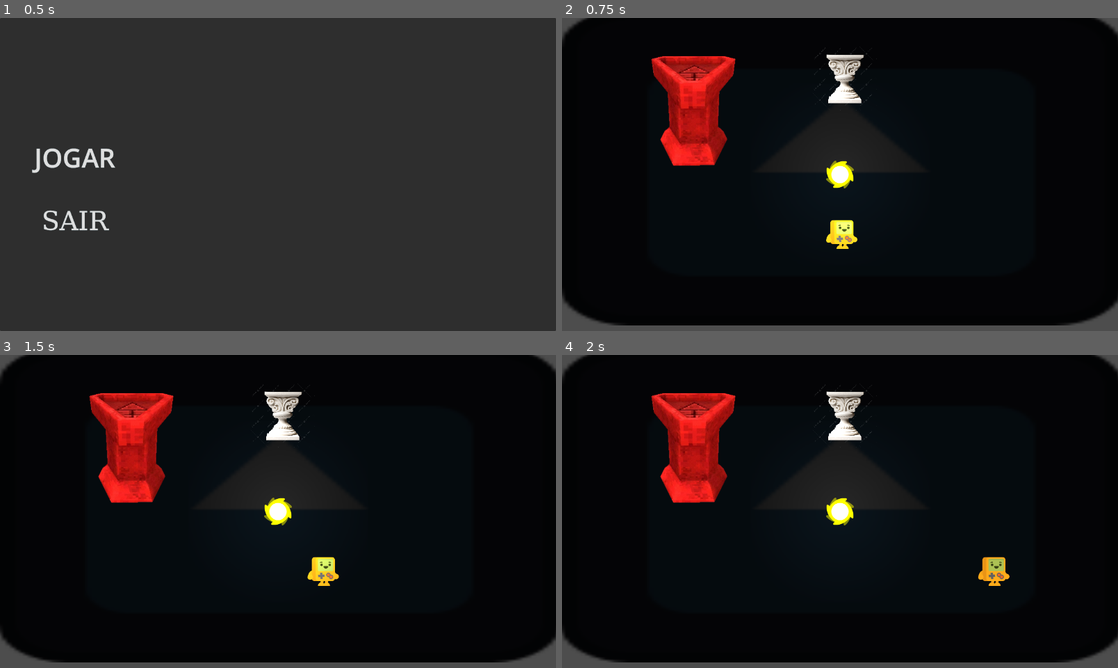
Above: before the commit, frames 1-4 (two rows, left to right).
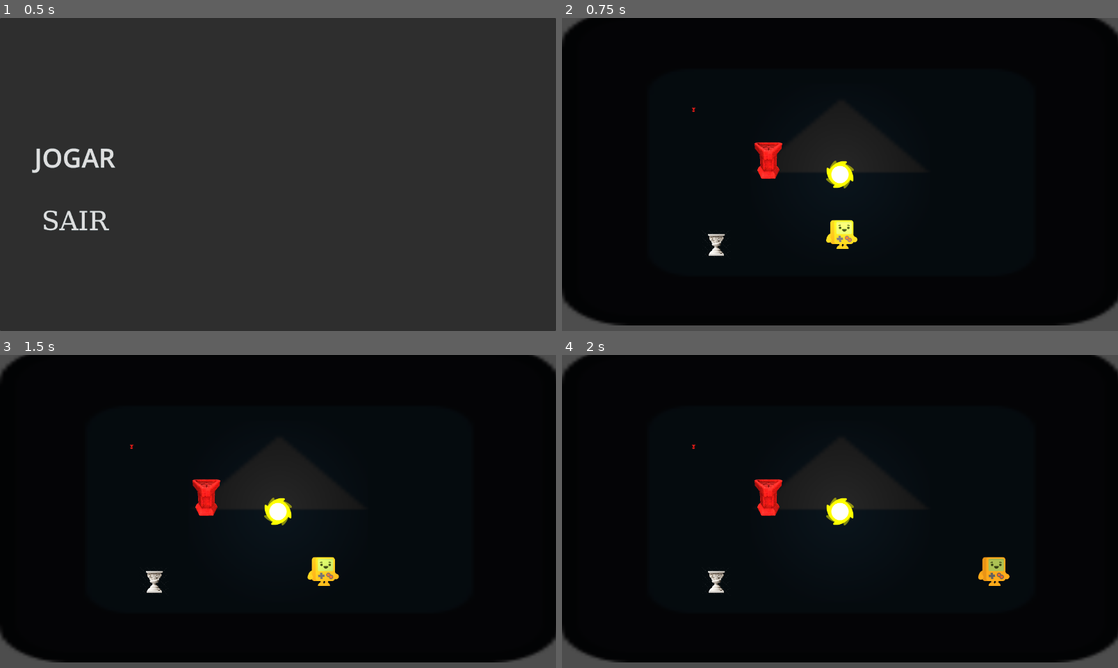
Above: after the commit, the same moments.

Repository: Blackjack10114/jogo-escuro
Game: Godot game, scene res://Scenes/MenuPrincipal.tscn
The game is run twice, just before and just after one commit, with the same random seed, the same clock (stepped at 60 frames per second) and the same inputs. The engine's default icon, where the game draws it, is replaced by a stand-in: a white triangle on a blue panel in a dark square.
Inputs (mouse positions are in pixels of both pictures, inside the frame that each line leads up to):
- Up to frame 1 (0.5 s): no input
- Up to frame 2 (0.75 s): click "JOGAR" at 0.5 s
- Up to frame 3 (1.5 s): tap Enter (ui_accept) at 1.25, 1.35 s; move the mouse to (400, 495) at 1.27 s; hold Right (ui_right) from 1.28 s (still down)
- Up to frame 4 (2 s): keep holding Right (ui_right); tap Enter (ui_accept) at 1.52, 1.82 s

Frame 1 is identical in both runs. In frame 2, 5.1% of the frame differs, in the area x 16-56%, y 9-76%; in frame 3, 5.1%; in frame 4, 5.1%.

Commit message:
feat: Organizar pastas para scripts e objetos (cenas), ligação entre puzzlecontroller e gamemanager, script porta, objetos dos altares e tochas de cada cor

Diff:
--- a/Objetos/Altar.tscn
+++ b/Objetos/Altares/Altar.tscn
@@ -1,6 +1,6 @@
 [gd_scene format=3 uid="uid://df74w1jkbclv2"]
 
-[ext_resource type="Script" uid="uid://ds2247ft633cg" path="res://Scripts/Altar.gd" id="1_jni5i"]
+[ext_resource type="Script" uid="uid://ds2247ft633cg" path="res://Scripts/Objetos/Altar.gd" id="1_jni5i"]
 [ext_resource type="Texture2D" uid="uid://8lk5jleqbpq4" path="res://Sprites/Placeholders/normal_altar.png" id="2_avt50"]
 [ext_resource type="Texture2D" uid="uid://dknehmrk3x7e" path="res://Sprites/Placeholders/normal_ativado_altar.png" id="3_avt50"]
 
@@ -8,6 +8,7 @@
 size = Vector2(33.76164, 71.2626)
 
 [node name="Altar" type="Node2D" unique_id=849689154]
+scale = Vector2(0.026648756, 0.026648756)
 
 [node name="Altar" type="Area2D" parent="." unique_id=1959147657]
 script = ExtResource("1_jni5i")
--- /dev/null
+++ b/Objetos/Altares/Altar_Azul.tscn
@@ -0,0 +1,25 @@
+[gd_scene format=3 uid="uid://0dr448m64kv3"]
+
+[ext_resource type="Script" uid="uid://ds2247ft633cg" path="res://Scripts/Objetos/Altar.gd" id="1_r7h6v"]
+[ext_resource type="Texture2D" uid="uid://sc6k65xrof7d" path="res://Sprites/Placeholders/blue_altar.webp" id="2_r7h6v"]
+[ext_resource type="Texture2D" uid="uid://bfklajntuo53d" path="res://Sprites/Placeholders/blue_ativado_altar.webp" id="3_h2kf5"]
+
+[sub_resource type="RectangleShape2D" id="RectangleShape2D_fx006"]
+size = Vector2(33.76164, 71.2626)
+
+[node name="Altar_Azul" type="Node2D" unique_id=44935604]
+
+[node name="Altar_Azul" type="Area2D" parent="." unique_id=1260660105]
+scale = Vector2(0.039999485, 0.039999485)
+script = ExtResource("1_r7h6v")
+textura_desativado = ExtResource("2_r7h6v")
+textura_ativado = ExtResource("3_h2kf5")
+
+[node name="Sprite2D" type="Sprite2D" parent="Altar_Azul" unique_id=262374476]
+scale = Vector2(8.959999, 8.959999)
+texture = ExtResource("2_r7h6v")
+
+[node name="CollisionShape2D" type="CollisionShape2D" parent="Altar_Azul" unique_id=71089921]
+position = Vector2(43.49997, -34)
+scale = Vector2(67.38417, 36.484776)
+shape = SubResource("RectangleShape2D_fx006")
--- /dev/null
+++ b/Objetos/Altares/Altar_Verde.tscn
@@ -0,0 +1,26 @@
+[gd_scene format=3 uid="uid://7agvmjcou4ox"]
+
+[ext_resource type="Script" uid="uid://ds2247ft633cg" path="res://Scripts/Objetos/Altar.gd" id="1_pkm50"]
+[ext_resource type="Texture2D" uid="uid://cvf5jtby1x4yq" path="res://Sprites/Placeholders/green_altar.png" id="2_pkm50"]
+[ext_resource type="Texture2D" uid="uid://bhe5gjgjuko0m" path="res://Sprites/Placeholders/green_ativado_altar.png" id="3_0pfhs"]
+
+[sub_resource type="RectangleShape2D" id="RectangleShape2D_fx006"]
+size = Vector2(33.76164, 71.2626)
+
+[node name="Altar_Verde" type="Node2D" unique_id=44935604]
+
+[node name="Altar_Verde" type="Area2D" parent="." unique_id=1260660105]
+scale = Vector2(0.039999485, 0.039999485)
+script = ExtResource("1_pkm50")
+cor_aceita = 2
+textura_desativado = ExtResource("2_pkm50")
+textura_ativado = ExtResource("3_0pfhs")
+
+[node name="Sprite2D" type="Sprite2D" parent="Altar_Verde" unique_id=262374476]
+scale = Vector2(8.959999, 8.959999)
+texture = ExtResource("2_pkm50")
+
+[node name="CollisionShape2D" type="CollisionShape2D" parent="Altar_Verde" unique_id=71089921]
+position = Vector2(43.49997, -34)
+scale = Vector2(67.38417, 36.484776)
+shape = SubResource("RectangleShape2D_fx006")
--- a/Objetos/Altar_Vermelho.tscn
+++ b/Objetos/Altares/Altar_Vermelho.tscn
@@ -1,6 +1,6 @@
 [gd_scene format=3 uid="uid://d1cyupflnp5b7"]
 
-[ext_resource type="Script" uid="uid://ds2247ft633cg" path="res://Scripts/Altar.gd" id="1_h4ptg"]
+[ext_resource type="Script" uid="uid://ds2247ft633cg" path="res://Scripts/Objetos/Altar.gd" id="1_h4ptg"]
 [ext_resource type="Texture2D" uid="uid://csk62i6jysllk" path="res://Sprites/Placeholders/red__altar.webp" id="2_0agl1"]
 [ext_resource type="Texture2D" uid="uid://dfmphwjoxah12" path="res://Sprites/Placeholders/red_ativado_altar.webp" id="3_0mhgd"]
 
@@ -9,17 +9,18 @@
 
 [node name="Altar_Vermelho" type="Node2D" unique_id=44935604]
 
-[node name="Altar" type="Area2D" parent="." unique_id=1260660105]
+[node name="Altar_Vermelho" type="Area2D" parent="." unique_id=1260660105]
+scale = Vector2(0.039999485, 0.039999485)
 script = ExtResource("1_h4ptg")
 cor_aceita = 1
 textura_desativado = ExtResource("2_0agl1")
 textura_ativado = ExtResource("3_0mhgd")
 
-[node name="Sprite2D" type="Sprite2D" parent="Altar" unique_id=262374476]
+[node name="Sprite2D" type="Sprite2D" parent="Altar_Vermelho" unique_id=262374476]
 scale = Vector2(8.959999, 8.959999)
 texture = ExtResource("2_0agl1")
 
-[node name="CollisionShape2D" type="CollisionShape2D" parent="Altar" unique_id=71089921]
+[node name="CollisionShape2D" type="CollisionShape2D" parent="Altar_Vermelho" unique_id=71089921]
 position = Vector2(43.49997, -34)
 scale = Vector2(67.38417, 36.484776)
 shape = SubResource("RectangleShape2D_fx006")
--- a/Objetos/Tocha.tscn
+++ b/Objetos/Tochas/Tocha.tscn
@@ -1,6 +1,6 @@
 [gd_scene format=3 uid="uid://dabjl2g7fc2da"]
 
-[ext_resource type="Script" uid="uid://bcduc2tt6m5h7" path="res://Scripts/Tocha.gd" id="1_hlgnc"]
+[ext_resource type="Script" uid="uid://bcduc2tt6m5h7" path="res://Scripts/Objetos/Tocha.gd" id="1_hlgnc"]
 [ext_resource type="Texture2D" uid="uid://dfrpruvrr6o0e" path="res://Sprites/Placeholders/Tocha_Teste.png" id="1_m4aki"]
 
 [sub_resource type="RectangleShape2D" id="RectangleShape2D_6a0gk"]
@@ -19,7 +19,7 @@
 
 [node name="Area2D" type="Area2D" parent="." unique_id=1427522342]
 script = ExtResource("1_hlgnc")
-cor = 1
+cor = 3
 
 [node name="CollisionShape2D" type="CollisionShape2D" parent="Area2D" unique_id=381019188]
 position = Vector2(0.5, 2)
--- /dev/null
+++ b/Objetos/Tochas/Tocha_Azul.tscn
@@ -0,0 +1,34 @@
+[gd_scene format=3 uid="uid://b6y5u8ix42tq6"]
+
+[ext_resource type="Script" uid="uid://bcduc2tt6m5h7" path="res://Scripts/Objetos/Tocha.gd" id="1_xrbe6"]
+[ext_resource type="Texture2D" uid="uid://4a8m74kk55ds" path="res://Sprites/Placeholders/Tocha_Azul.png" id="2_xrbe6"]
+
+[sub_resource type="RectangleShape2D" id="RectangleShape2D_6a0gk"]
+size = Vector2(67, 66)
+
+[sub_resource type="Gradient" id="Gradient_hlgnc"]
+colors = PackedColorArray(1, 1, 1, 1, 0, 0, 0, 1)
+
+[sub_resource type="GradientTexture2D" id="GradientTexture2D_6a0gk"]
+gradient = SubResource("Gradient_hlgnc")
+fill = 1
+fill_from = Vector2(0.5043478, 0.4869565)
+fill_to = Vector2(0.90869564, 0.104347825)
+
+[node name="Tocha_Azul" type="Node2D" unique_id=1342345491]
+
+[node name="Area2D" type="Area2D" parent="." unique_id=1427522342]
+script = ExtResource("1_xrbe6")
+
+[node name="CollisionShape2D" type="CollisionShape2D" parent="Area2D" unique_id=381019188]
+position = Vector2(0.5, 2)
+shape = SubResource("RectangleShape2D_6a0gk")
+
+[node name="Sprite2D" type="Sprite2D" parent="Area2D" unique_id=280868615]
+texture = ExtResource("2_xrbe6")
+
+[node name="PointLight2D" type="PointLight2D" parent="Area2D" unique_id=235973874]
+position = Vector2(0.50000095, 3.8146973e-06)
+scale = Vector2(1.953125, 1.9687501)
+texture = SubResource("GradientTexture2D_6a0gk")
+texture_scale = 3.34
--- /dev/null
+++ b/Objetos/Tochas/Tocha_Verde.tscn
@@ -0,0 +1,35 @@
+[gd_scene format=3 uid="uid://dkkml5yvomqgs"]
+
+[ext_resource type="Script" uid="uid://bcduc2tt6m5h7" path="res://Scripts/Objetos/Tocha.gd" id="1_ivfa8"]
+[ext_resource type="Texture2D" uid="uid://d1vd20180if3g" path="res://Sprites/Placeholders/Tocha_Verde.png" id="2_ivfa8"]
+
+[sub_resource type="RectangleShape2D" id="RectangleShape2D_6a0gk"]
+size = Vector2(67, 66)
+
+[sub_resource type="Gradient" id="Gradient_hlgnc"]
+colors = PackedColorArray(1, 1, 1, 1, 0, 0, 0, 1)
+
+[sub_resource type="GradientTexture2D" id="GradientTexture2D_6a0gk"]
+gradient = SubResource("Gradient_hlgnc")
+fill = 1
+fill_from = Vector2(0.5043478, 0.4869565)
+fill_to = Vector2(0.90869564, 0.104347825)
+
+[node name="Tocha_Verde" type="Node2D" unique_id=1342345491]
+
+[node name="Area2D" type="Area2D" parent="." unique_id=1427522342]
+script = ExtResource("1_ivfa8")
+cor = 2
+
+[node name="CollisionShape2D" type="CollisionShape2D" parent="Area2D" unique_id=381019188]
+position = Vector2(0.5, 2)
+shape = SubResource("RectangleShape2D_6a0gk")
+
+[node name="Sprite2D" type="Sprite2D" parent="Area2D" unique_id=280868615]
+texture = ExtResource("2_ivfa8")
+
+[node name="PointLight2D" type="PointLight2D" parent="Area2D" unique_id=235973874]
+position = Vector2(0.50000095, 3.8146973e-06)
+scale = Vector2(1.953125, 1.9687501)
+texture = SubResource("GradientTexture2D_6a0gk")
+texture_scale = 3.34
--- /dev/null
+++ b/Objetos/Tochas/Tocha_Vermelho.tscn
@@ -0,0 +1,35 @@
+[gd_scene format=3 uid="uid://d4erg6m27bdly"]
+
+[ext_resource type="Script" uid="uid://bcduc2tt6m5h7" path="res://Scripts/Objetos/Tocha.gd" id="1_2uefr"]
+[ext_resource type="Texture2D" uid="uid://bga5geuene0b2" path="res://Sprites/Placeholders/Tocha_Vermelha.png" id="2_2uefr"]
+
+[sub_resource type="RectangleShape2D" id="RectangleShape2D_6a0gk"]
+size = Vector2(67, 66)
+
+[sub_resource type="Gradient" id="Gradient_hlgnc"]
+colors = PackedColorArray(1, 1, 1, 1, 0, 0, 0, 1)
+
+[sub_resource type="GradientTexture2D" id="GradientTexture2D_6a0gk"]
+gradient = SubResource("Gradient_hlgnc")
+fill = 1
+fill_from = Vector2(0.5043478, 0.4869565)
+fill_to = Vector2(0.90869564, 0.104347825)
+
+[node name="Tocha_Vermelho" type="Node2D" unique_id=1342345491]
+
+[node name="Area2D" type="Area2D" parent="." unique_id=1427522342]
+script = ExtResource("1_2uefr")
+cor = 1
+
+[node name="CollisionShape2D" type="CollisionShape2D" parent="Area2D" unique_id=381019188]
+position = Vector2(0.5, 2)
+shape = SubResource("RectangleShape2D_6a0gk")
+
+[node name="Sprite2D" type="Sprite2D" parent="Area2D" unique_id=280868615]
+texture = ExtResource("2_2uefr")
+
+[node name="PointLight2D" type="PointLight2D" parent="Area2D" unique_id=235973874]
+position = Vector2(0.50000095, 3.8146973e-06)
+scale = Vector2(1.953125, 1.9687501)
+texture = SubResource("GradientTexture2D_6a0gk")
+texture_scale = 3.34
--- a/Scenes/Main.tscn
+++ b/Scenes/Main.tscn
@@ -1,6 +1,6 @@
 [gd_scene format=3 uid="uid://ckh0by0p8ytid"]
 
-[ext_resource type="Script" uid="uid://kofi2njhv1od" path="res://Scripts/GameManager.gd" id="1_r150o"]
+[ext_resource type="Script" uid="uid://kofi2njhv1od" path="res://Scripts/Manager/GameManager.gd" id="1_r150o"]
 
 [node name="Main" type="Node2D" unique_id=1701355528]
 
--- a/Scenes/MenuPrincipal.tscn
+++ b/Scenes/MenuPrincipal.tscn
@@ -1,7 +1,7 @@
 [gd_scene format=3 uid="uid://gjj642bjsgnk"]
 
-[ext_resource type="Script" uid="uid://cmlxqo14iyrpa" path="res://Scripts/MenuPrincipal.gd" id="1_3k1ur"]
-[ext_resource type="Script" uid="uid://drkxlr6ofrp0e" path="res://Scripts/EfeitoBotao.gd" id="2_bt1tr"]
+[ext_resource type="Script" uid="uid://cmlxqo14iyrpa" path="res://Scripts/Manager/MenuPrincipal.gd" id="1_3k1ur"]
+[ext_resource type="Script" uid="uid://drkxlr6ofrp0e" path="res://Scripts/UI/EfeitoBotao.gd" id="2_bt1tr"]
 [ext_resource type="StyleBox" uid="uid://djwfdsxa43lai" path="res://Efeitos/brilhobotao.tres" id="2_wvohi"]
 
 [sub_resource type="FontFile" id="FontFile_wvohi"]
--- a/Scenes/SceneTeste/Gabriel.tscn
+++ b/Scenes/SceneTeste/Gabriel.tscn
@@ -1,6 +1,6 @@
 [gd_scene format=3 uid="uid://clnk3xqkcwjes"]
 
-[ext_resource type="PackedScene" uid="uid://dabjl2g7fc2da" path="res://Objetos/Tocha.tscn" id="1_1jv7q"]
+[ext_resource type="PackedScene" uid="uid://dabjl2g7fc2da" path="res://Objetos/Tochas/Tocha.tscn" id="1_1jv7q"]
 [ext_resource type="PackedScene" uid="uid://bwrnn1c1hv5cm" path="res://Objetos/Player.tscn" id="2_pkdgx"]
 [ext_resource type="Texture2D" uid="uid://34eb8j034ct8" path="res://icon.svg" id="3_bvunt"]
 
--- a/Scenes/SceneTeste/Hugo.tscn
+++ b/Scenes/SceneTeste/Hugo.tscn
@@ -1,8 +1,8 @@
 [gd_scene format=3 uid="uid://dlapqp3v6jy3a"]
 
-[ext_resource type="PackedScene" uid="uid://dabjl2g7fc2da" path="res://Objetos/Tocha.tscn" id="1_2bxtm"]
-[ext_resource type="PackedScene" uid="uid://d1cyupflnp5b7" path="res://Objetos/Altar_Vermelho.tscn" id="1_dnb6n"]
-[ext_resource type="PackedScene" uid="uid://df74w1jkbclv2" path="res://Objetos/Altar.tscn" id="2_7j15l"]
+[ext_resource type="PackedScene" uid="uid://dabjl2g7fc2da" path="res://Objetos/Tochas/Tocha.tscn" id="1_2bxtm"]
+[ext_resource type="PackedScene" uid="uid://d1cyupflnp5b7" path="res://Objetos/Altares/Altar_Vermelho.tscn" id="1_dnb6n"]
+[ext_resource type="PackedScene" uid="uid://df74w1jkbclv2" path="res://Objetos/Altares/Altar.tscn" id="2_7j15l"]
 [ext_resource type="PackedScene" uid="uid://bwrnn1c1hv5cm" path="res://Objetos/Player.tscn" id="4_be7ju"]
 [ext_resource type="Texture2D" uid="uid://34eb8j034ct8" path="res://icon.svg" id="5_0pdvv"]
 
@@ -11,11 +11,6 @@
 [node name="Altar_Vermelho" parent="." unique_id=44935604 instance=ExtResource("1_dnb6n")]
 position = Vector2(-337, -149)
 scale = Vector2(0.12000054, 0.12000054)
-
-[node name="Altar" parent="." unique_id=849689154 instance=ExtResource("2_7j15l")]
-position = Vector2(9.999999, -221.99998)
-rotation = -3.1392171
-scale = Vector2(-0.059326828, -0.059326828)
 
 [node name="Tocha" parent="." unique_id=1342345491 instance=ExtResource("1_2bxtm")]
 
@@ -30,3 +25,9 @@
 position = Vector2(3, -16)
 scale = Vector2(10.1328125, 5.6796875)
 texture = ExtResource("5_0pdvv")
+
+[node name="Altar" parent="." unique_id=849689154 instance=ExtResource("2_7j15l")]
+position = Vector2(-285, 161)
+
+[node name="Altar_Vermelho2" parent="." unique_id=1581285499 instance=ExtResource("1_dnb6n")]
+position = Vector2(-165, -33)
--- a/Scripts/GameManager.gd
+++ b/Scripts/Manager/GameManager.gd
@@ -7,6 +7,10 @@
 signal jogoIniciado
 signal jogoPausado
 signal jogoRetomado
+
+# ===== PUZZLES =====
+signal puzzleResolvido(idPuzzle: String)
+var puzzlesResolvidos: Dictionary = {}
 
 func IniciarJogo():
 	estadoAtual = EstadoJogo.Jogando
@@ -31,3 +35,14 @@
 	get_tree().paused = false
 	estadoAtual = EstadoJogo.Menu
 	get_tree().change_scene_to_file("res://Scenes/MenuPrincipal.tscn")
+
+func RegistrarPuzzleResolvido(idPuzzle: String):
+	if puzzlesResolvidos.has(idPuzzle):
+		return
+
+	puzzlesResolvidos[idPuzzle] = true
+	puzzleResolvido.emit(idPuzzle)
+	print("Puzzle resolvido:", idPuzzle)
+
+func PuzzleJaResolvido(idPuzzle: String) -> bool:
+	return puzzlesResolvidos.has(idPuzzle)
--- /dev/null
+++ b/Scripts/Manager/PuzzleController.gd
@@ -0,0 +1,31 @@
+extends Node
+
+@export var porta: Node
+@export var altares: Array[Node]
+@export var idPuzzle := "altar_principal"
+
+var resolvido := false
+
+func _ready():
+	# Se já foi resolvido antes, abre a porta direto
+	if GameManager.PuzzleJaResolvido(idPuzzle):
+		porta.abrir()
+		resolvido = true
+		return
+
+	for altar in altares:
+		if altar.has_signal("altar_ativado"):
+			altar.altar_ativado.connect(_verificar_puzzle)
+
+func _verificar_puzzle():
+	for altar in altares:
+		if not altar.ativado:
+			porta.fechar()
+			resolvido = false
+			return
+
+	porta.abrir()
+
+	if not resolvido:
+		resolvido = true
+		GameManager.RegistrarPuzzleResolvido(idPuzzle)
--- a/Scripts/Altar.gd
+++ b/Scripts/Objetos/Altar.gd
@@ -95,3 +95,5 @@
 
 	ativado = false
 	sprite.texture = textura_desativado
+
+	emit_signal("altar_ativado")
--- /dev/null
+++ b/Scripts/Objetos/Porta.gd
@@ -0,0 +1,39 @@
+extends StaticBody2D
+
+@export var começa_aberta := false
+
+var aberta := false
+
+@onready var colisao = $CollisionShape2D
+@onready var sprite = $Sprite2D
+
+
+func _ready():
+	aberta = começa_aberta
+	atualizar_estado()
+
+
+func alternar():
+	aberta = !aberta
+	atualizar_estado()
+
+
+func abrir():
+	if aberta:
+		return
+
+	aberta = true
+	atualizar_estado()
+
+
+func fechar():
+	if not aberta:
+		return
+
+	aberta = false
+	atualizar_estado()
+
+
+func atualizar_estado():
+	colisao.disabled = aberta
+	sprite.modulate.a = 0.3 if aberta else 1.0
Renamed: Scripts/GameManager.gd.uid -> Scripts/Manager/GameManager.gd.uid
Renamed: Scripts/MenuPrincipal.gd -> Scripts/Manager/MenuPrincipal.gd
Renamed: Scripts/MenuPrincipal.gd.uid -> Scripts/Manager/MenuPrincipal.gd.uid
Renamed: Scripts/PauseMenu.gd -> Scripts/Manager/PauseMenu.gd
Renamed: Scripts/PauseMenu.gd.uid -> Scripts/Manager/PauseMenu.gd.uid
Not shown, added: Scripts/Manager/PuzzleController.gd.uid
Renamed: Scripts/Altar.gd.uid -> Scripts/Objetos/Altar.gd.uid
Not shown, added: Scripts/Objetos/Porta.gd.uid
Renamed: Scripts/Tocha.gd -> Scripts/Objetos/Tocha.gd
Renamed: Scripts/Tocha.gd.uid -> Scripts/Objetos/Tocha.gd.uid
Renamed: Scripts/EfeitoBotao.gd -> Scripts/UI/EfeitoBotao.gd
Renamed: Scripts/EfeitoBotao.gd.uid -> Scripts/UI/EfeitoBotao.gd.uid
(and 12 more such lines)
